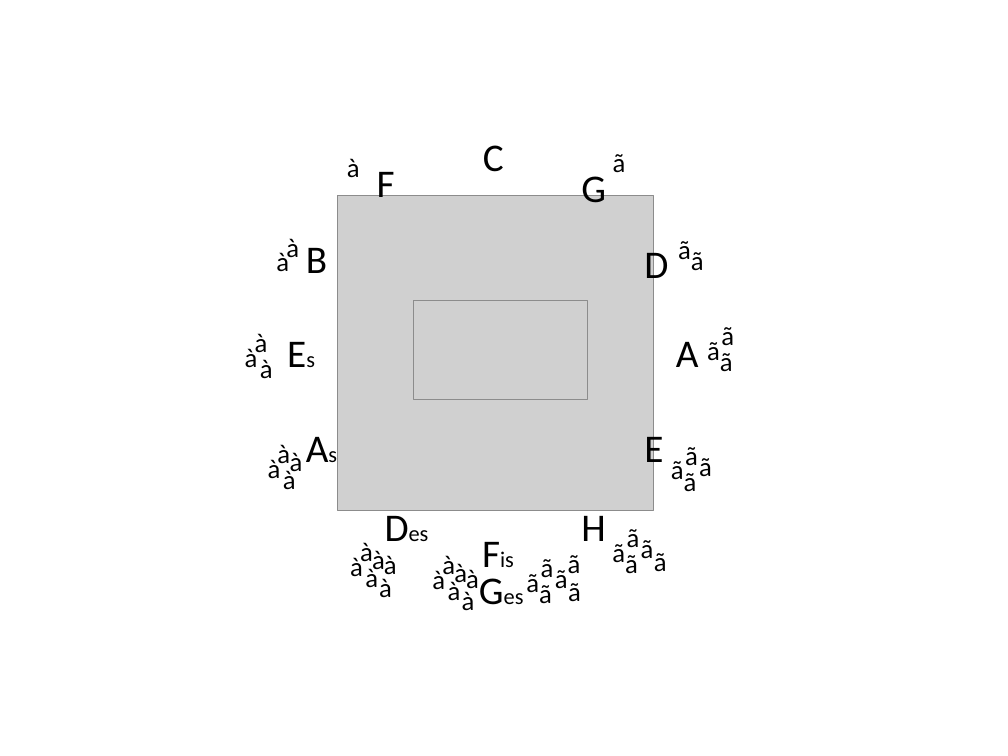
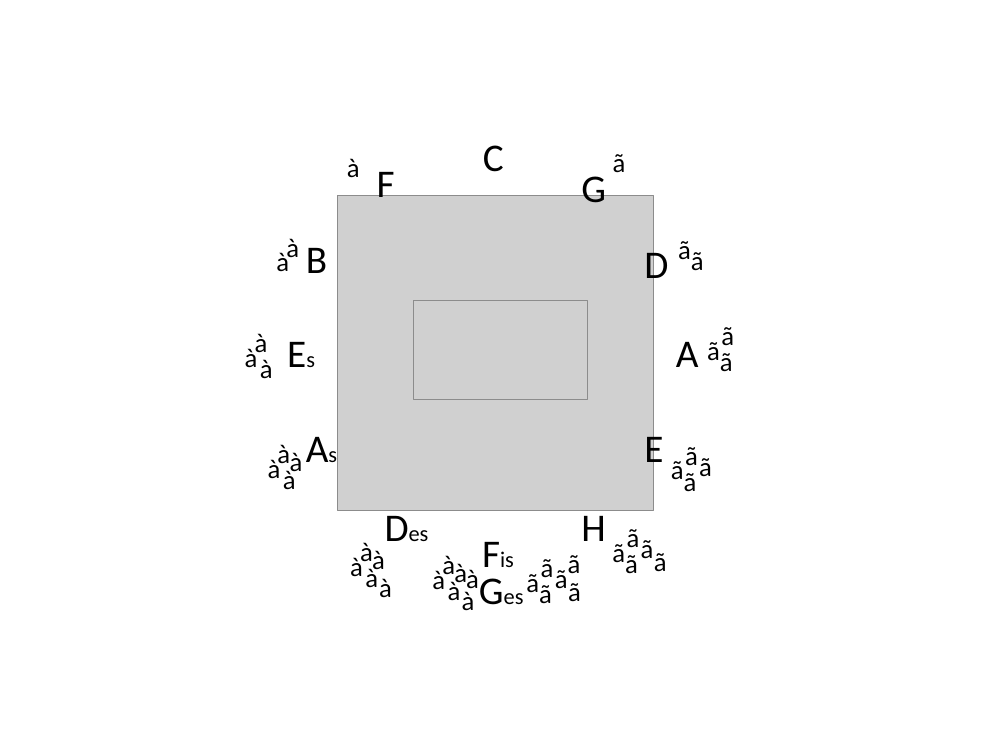
Before and after one commit to learningmedia/musikanalyse.net, a slide deck: slide 1 of src/content/tutorials/quintenzirkel/materialien/Abbildungen-Quintenzirkel.pptx. Drawn at 1008x756 pixels with LibreOffice and Linux fonts; fonts in the diff are those of the drawing; grey boxes stand for pictures. Boxes give left, top, right and bottom in pixels: in the first picture for what was removed or moved away, otherwise in the second. Text is boxed around its words. In the diff, an @@ line names an element or a change of style, - is before the commit and + after.

```diff
--- a/src/content/tutorials/quintenzirkel/materialien/Abbildungen-Quintenzirkel.pptx
+++ b/src/content/tutorials/quintenzirkel/materialien/Abbildungen-Quintenzirkel.pptx
@@ text removed at (384, 555, 397, 575) @@
-à
```
Also in this commit, not shown: 10 other files.
